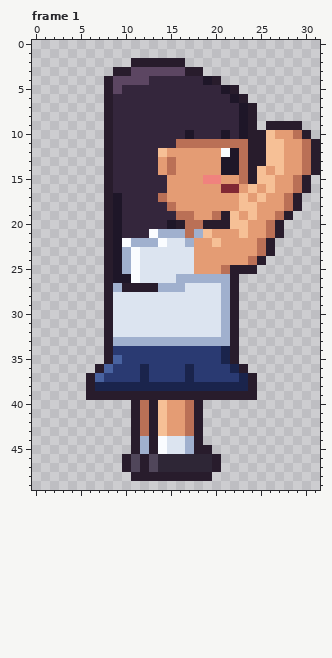
Two versions of one pixel-art file, ArtSource/Student/girl_reachup.aseprite. The first picture shows the starting point.
32x50 pixels, 2 frames. Colours within 5 levels of each other are drawn and written as one. Shown: frame 1. The commit also changed other frames, which this record leaves out.
Once edited:
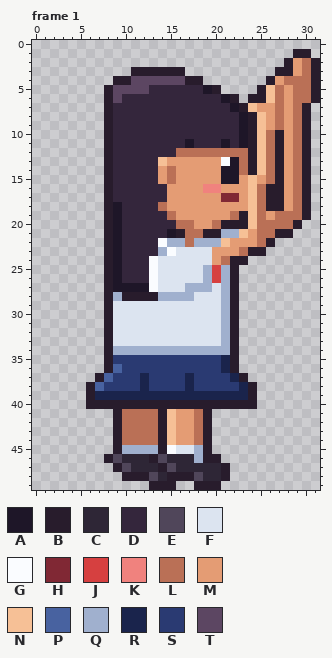
Palette (. is transparent): A #1e1628  B #281c2c  C #2e2636  D #34263c  E #50465a  F #dce4f0  G #fafcff  H #802834  J #d64040  K #f0827e  L #ba7056  M #e49c74  N #f6c096  P #4862a0  Q #a0b0ce  R #1a244c  S #2a3a72  T #5c4662
The edit:
--- frame 1
@@ x 0..31 @@
  0 ................................
- 1 ................................
- 2 ...........BBBBBB...............
- 3 .........BBTTTTTTBB.............
- 4 ........BTTTTDDDDDDAB...........
- 5 ........BTDDDDDDDDDDDAB.........
- 6 ........BDDDDDDDDDDDDDAB........
- 7 ........BDDDDDDDDDDDDDDAB.......
- 8 ........BDDDDDDDDDDDDDDAB.......
- 9 ........BDDDDDDDDDDDDDDAB.BBBB..
-10 ........BDDDDDDDDADDDADABBNMMLB.
-11 ........BDDDDDDDLLLLLLLLBBNNMMLB
-12 ........BDDDDDNMMMMMMGALBBNNMMLB
-13 ........BDDDDDMLMMMMMAALBBNNMMLB
-14 ........BDDDDDMLMMMMMAALBNMNMMLB
-15 ........BDDDDDDMMMMKKMMLBNNMMLB.
-16 ........BDDDDDDMMMMMMHHMNMNMMLB.
-17 ........BADDDDLMMMMMMMMNMNMMLB..
-18 ........BADDDDDLMMMMMMMNNMMMLB..
-19 ........BADDDDDDLLMMLBNMNMMLB...
-20 ........BADDDDDABLLBBBNNMMLB....
-21 ........BADDDGQQQLQNMMMNMMLB....
-22 ........BAGQQQGFFQMMNMMMMLB.....
-23 ........BAQGFFFFFFMMMMMMMLB.....
-24 ........BAQGFFFFFFMMMMMMLB......
-25 ........BAQGFFFFFFMMMLBBB.......
-26 ........BAAGFFFFQQQQQQB.........
-27 ........BQBBBBQQQFFFFQB.........
-28 ........BFFFFFFFFFFFFQB.........
+ 1 .............................BB.
+ 2 ............................BMLB
+ 3 ...........BBBBBB..........BBMLB
+ 4 .........BBTTTTTTBB.......BMLLLB
+ 5 ........BTTTTDDDDDDAB....BNLMLLB
+ 6 ........BTDDDDDDDDDDDAB.BBNLMLLB
+ 7 ........BDDDDDDDDDDDDDABNMMLMLB.
+ 8 ........BDDDDDDDDDDDDDDABNMLMLB.
+ 9 ........BDDDDDDDDDDDDDDABNMLMLB.
+10 ........BDDDDDDDDDDDDDDABNLBMLB.
+11 ........BDDDDDDDDADDDADABNLBMLB.
+12 ........BDDDDDDDLLLLLLLLBNLBMLB.
+13 ........BDDDDDNMMMMMMGALBNLBMLB.
+14 ........BDDDDDMLMMMMMAALBNLBMLB.
+15 ........BDDDDDMLMMMMMAAMNMLBMLB.
+16 ........BDDDDDDMMMMKKMMMNLBBMLB.
+17 ........BDDDDDDMMMMMMHHMNLBBMLB.
+18 ........BADDDDLMMMMMMMMMNLBBMLB.
+19 ........BADDDDDLMMMMMMLBNLMLLLB.
+20 ........BADDDDDDLLMMLBBBNLLLLB..
+21 ........BADDDDDABLLBBQQNMLLBB...
+22 ........BADDDDGQQLQQQNMMMLB.....
+23 ........BADDDDQGFFFFMMMLBB......
+24 ........BADDDGFFFFFFMLBB........
+25 ........BADDDGFFFFFQJQB.........
+26 ........BADDDGFFFFFQJQB.........
+27 ........BAAAAGFFFQQQFQB.........
+28 ........BQBBBBQQQQFFFQB.........
 29 ........BFFFFFFFFFFFFQB.........
@@ x 0..31 @@
 32 ........BFFFFFFFFFFFFQB.........
-33 ........BQQQQQQQQQQQQQB.........
-34 ........BSSSSSSSSSSSSRB.........
-35 ........BPSSSSSSSSSSSRB.........
-36 .......BPSSSRSSSSRSSSSRB........
-37 ......BPSSSSRSSSSRSSSSSRB.......
-38 ......BRRRRRRRRRRRRRRRRRB.......
-39 ......BBBBBBBBBBBBBBBBBBB.......
-40 ...........BLBNMMLB.............
-41 ...........BLBNMMLB.............
-42 ...........BLBNMMLB.............
-43 ...........BLBNMMLB.............
-44 ...........BQBGFFQB.............
-45 ...........BQBGFFQBB............
-46 ..........BEBECCCCCCB...........
-47 ..........BEBECCCCCCB...........
-48 ...........BBBBBBBBB............
-49 ................................
+33 ........BFFFFFFFFFFFFQB.........
+34 ........BQQQQQQQQQQQQQB.........
+35 ........BSSSSSSSSSSSSRB.........
+36 ........BPSSSSSSSSSSSRB.........
+37 .......BPSSSRSSSSRSSSSRB........
+38 ......BPSSSSRSSSSRSSSSSRB.......
+39 ......BRRRRRRRRRRRRRRRRRB.......
+40 ......BBBBBBBBBBBBBBBBBBB.......
+41 .........BLLLLBNMMLB............
+42 .........BLLLLBNMMLB............
+43 .........BLLLLBNMMLB............
+44 .........BLLLLBNMMLB............
+45 .........BQQQQBGFFQB............
+46 ........BECCCBECCCQBB...........
+47 .........BECCCBECCCCCB..........
+48 ..........BBBECBBBECCB..........
+49 .............BBB..BBB...........
